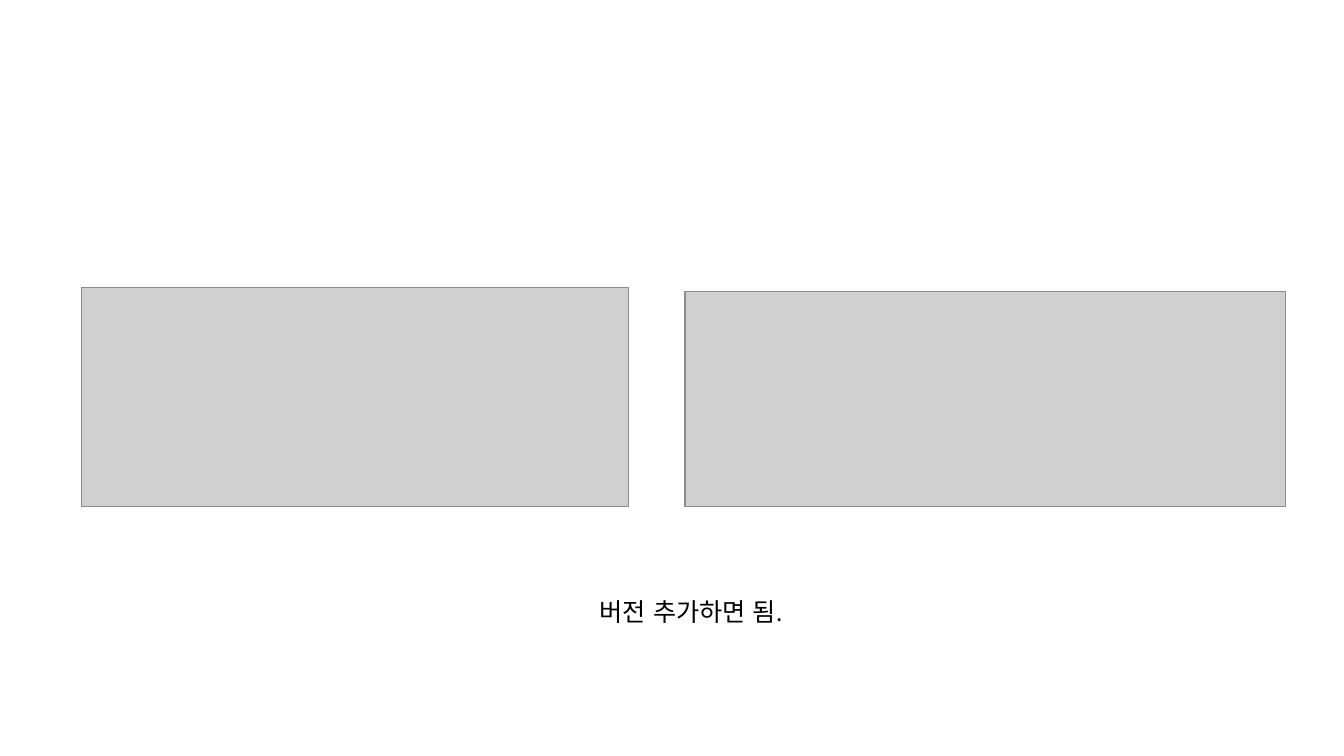
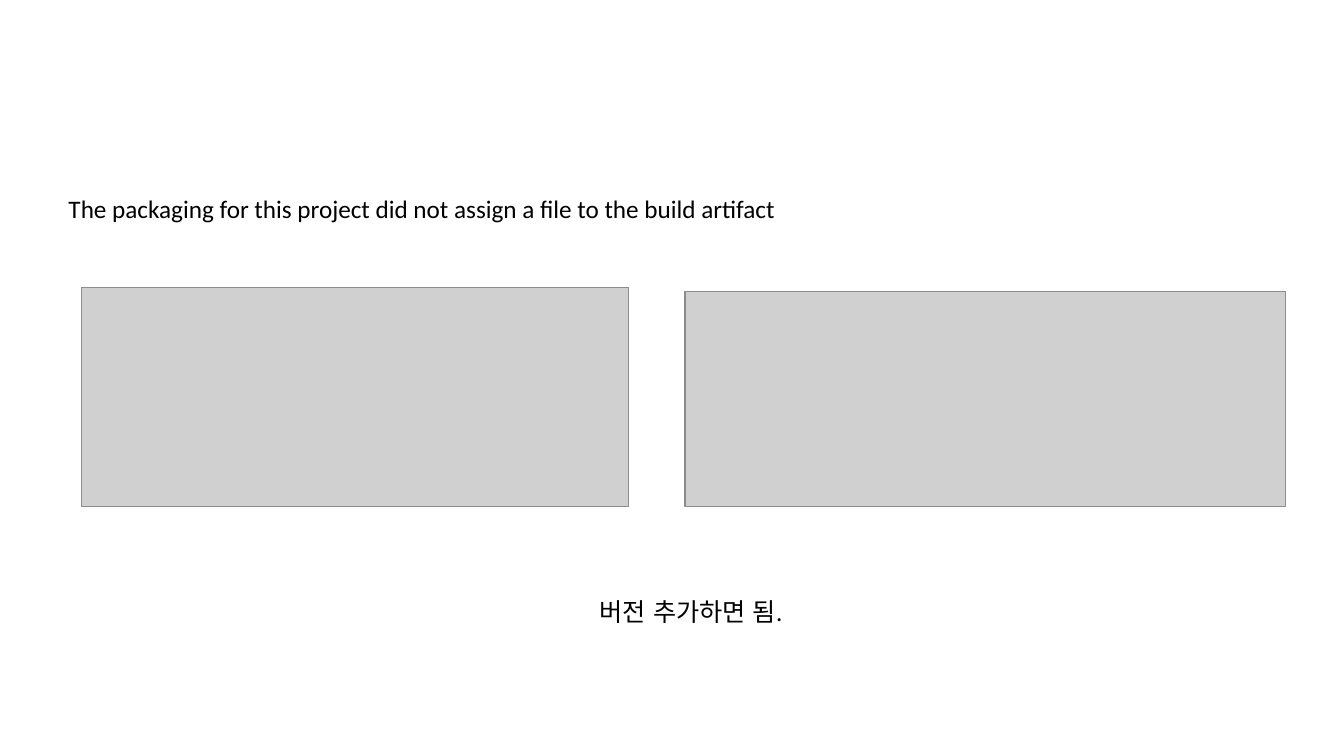
Before and after one commit to osj3474/Spring-Note, a slide deck: slide 2 of 02-스프링 프레임워크 핵심 기술/assets/image.pptx. Drawn at 1344x756 pixels with LibreOffice and Linux fonts; fonts in the diff are those of the drawing; grey boxes stand for pictures. Boxes give left, top, right and bottom in pixels: in the first picture for what was removed or moved away, otherwise in the second. Text is boxed around its words. In the diff, an @@ line names an element or a change of style, - is before the commit and + after.

```diff
--- a/02-스프링 프레임워크 핵심 기술/assets/image.pptx
+++ b/02-스프링 프레임워크 핵심 기술/assets/image.pptx
@@ text added at [68, 200, 774, 223], 18 pt, text #000000 @@
+The packaging for this project did not assign a file to the build artifact
```
Also in this commit, not shown: 2 slides added, 2 slides removed, 7 other files.
